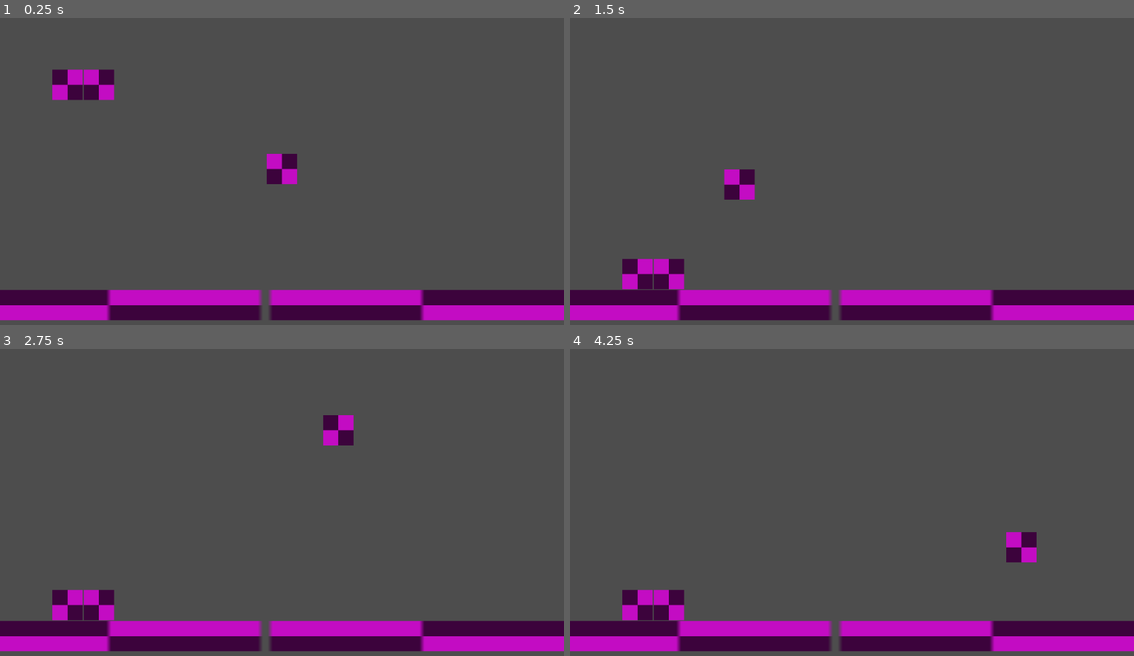
Above: before the commit, frames 1-4 (two rows, left to right).
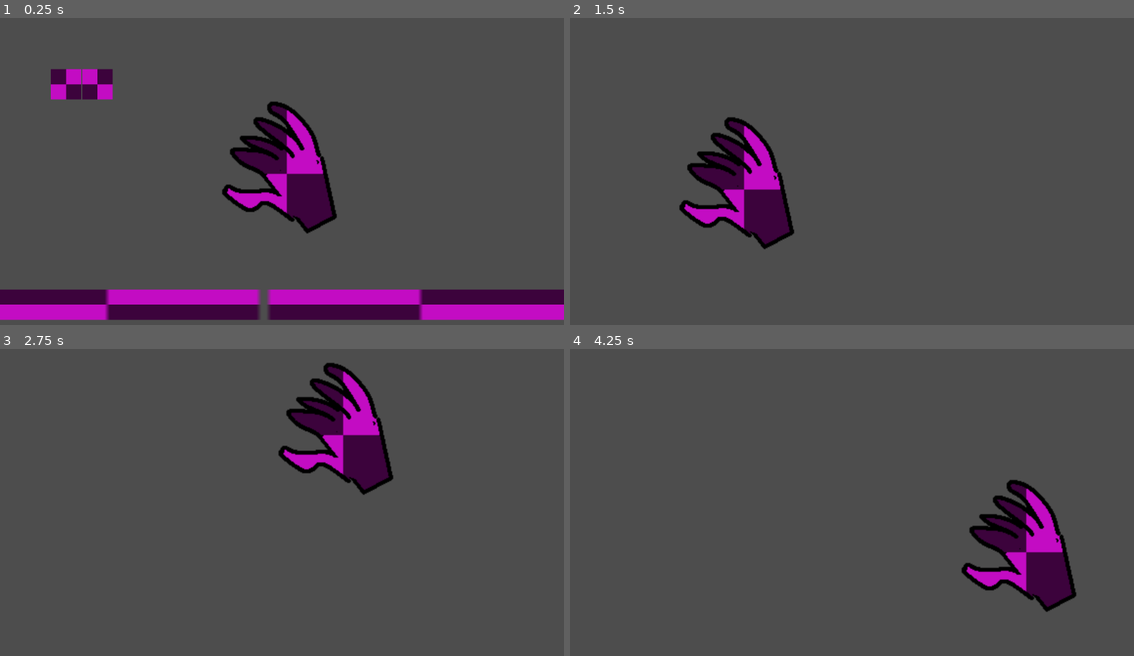
Above: after the commit, the same moments.

Repository: RedFoxLightning/OutsideTheBox
Game: Godot game, scene res://Scenes/MainScenes/TestingScene.tscn
Two runs of this game, one before a commit and one after it. Both use one fixed random seed, a clock stepped at 60 frames per second and the inputs below.
Inputs (mouse positions are in pixels of both pictures, inside the frame that each line leads up to):
- Up to frame 1 (0.25 s): no input
- Up to frame 2 (1.5 s): move the mouse to (976, 153) at 0.52 s; hold Middle mouse button (Move, bound only after the commit) 0.53-1.28 s; move the mouse to (739, 183) at 1.27 s; click (739, 183) at 1.35 s
- Up to frame 3 (2.75 s): tap Middle mouse button (Move, bound only after the commit) at 1.55 s; tap Enter at 2 s; move the mouse to (338, 431) at 2.02 s; hold Middle mouse button (Move, bound only after the commit) from 2.03 s (still down)
- Up to frame 4 (4.25 s): move the mouse to (823, 563) at 2.77 s; release Middle mouse button (Move, bound only after the commit) at 2.78 s; tap Middle mouse button (Move, bound only after the commit) at 2.85, 3.8 s; tap Space at 3.5 s; move the mouse to (1021, 548) at 3.52 s; press the mouse at (1021, 548) at 3.53 s

The runs differ from the first frame. In frame 1, 5.9% of the frame differs, in the area x 0-100%, y 16-99%; in frame 2, 16%, in the area x 0-100%, y 32-99%; in frame 3, 15%; in frame 4, 16%.

Commit message:
Implimented panning
Implimented panning with the hand, also looks like I added sprites for open and closed hands

Diff:
--- a/Scenes/MainScenes/TestingScene.tscn
+++ b/Scenes/MainScenes/TestingScene.tscn
@@ -11,11 +11,16 @@
 
 [node name="Node2D" type="Node2D" unique_id=1633530728]
 
+[node name="Camera2D" type="Camera2D" parent="." unique_id=308138270]
+unique_name_in_owner = true
+position = Vector2(579, 325)
+
 [node name="PlayerHand" parent="." unique_id=1414402712 instance=ExtResource("1_7wa0o")]
 position = Vector2(-36, -53)
 
 [node name="RigidBody2D" type="RigidBody2D" parent="." unique_id=650445851]
 position = Vector2(170, 123)
+lock_rotation = true
 
 [node name="Grabbable" parent="RigidBody2D" unique_id=160771285 instance=ExtResource("2_qemao")]
 shape = SubResource("RectangleShape2D_qemao")
--- a/Scenes/player_hand.tscn
+++ b/Scenes/player_hand.tscn
@@ -1,27 +1,25 @@
 [gd_scene format=3 uid="uid://3fauufxaniq4"]
 
 [ext_resource type="Script" uid="uid://0i0dpk2u117r" path="res://Scripts/player_hand.gd" id="1_fvenh"]
-[ext_resource type="Texture2D" uid="uid://cg5u8hfki60j0" path="res://Assets/MissingTextureAnim.png" id="2_f2w7u"]
-
-[sub_resource type="AtlasTexture" id="AtlasTexture_ri1ds"]
-atlas = ExtResource("2_f2w7u")
-region = Rect2(0, 0, 64, 64)
-
-[sub_resource type="AtlasTexture" id="AtlasTexture_scj7t"]
-atlas = ExtResource("2_f2w7u")
-region = Rect2(64, 0, 64, 64)
+[ext_resource type="Texture2D" uid="uid://dlmk6mrlgini6" path="res://Assets/ClosedHandTemp.png" id="2_f2w7u"]
+[ext_resource type="Texture2D" uid="uid://b0b2oihhp2nco" path="res://Assets/OpenHandTemp.png" id="3_ri1ds"]
 
 [sub_resource type="SpriteFrames" id="SpriteFrames_otxqc"]
 animations = [{
 "frames": [{
 "duration": 1.0,
-"texture": SubResource("AtlasTexture_ri1ds")
-}, {
-"duration": 1.0,
-"texture": SubResource("AtlasTexture_scj7t")
+"texture": ExtResource("2_f2w7u")
 }],
 "loop": true,
-"name": &"default",
+"name": &"grabbing",
+"speed": 5.0
+}, {
+"frames": [{
+"duration": 1.0,
+"texture": ExtResource("3_ri1ds")
+}],
+"loop": true,
+"name": &"idle",
 "speed": 2.0
 }]
 
@@ -29,6 +27,8 @@
 script = ExtResource("1_fvenh")
 
 [node name="AnimatedSprite2D" type="AnimatedSprite2D" parent="." unique_id=86471396]
+z_index = 4096
+scale = Vector2(2, 2)
 sprite_frames = SubResource("SpriteFrames_otxqc")
-autoplay = "default"
-frame_progress = 0.5133057
+animation = &"idle"
+autoplay = "idle"
--- a/Scripts/player_hand.gd
+++ b/Scripts/player_hand.gd
@@ -1,18 +1,30 @@
 extends Node2D
 
-var mousePosition: Vector2
 const maxDistanceFromMouse: float = 50
 const handStiffness: float = 3
+const panning_sensitivity: float = 3
+
+@onready var camera: Camera2D = %Camera2D
+var mousePosition: Vector2
+var mousePositionLastFrame: Vector2
+var positionLastFrame: Vector2
+var dragging: bool
+var camera_offset: Vector2
+var original_camera_pos: Vector2
+var camera_moved_so_far: Vector2
+
 # Called when the node enters the scene tree for the first time.
 func _ready() -> void:
+	mousePositionLastFrame = mousePosition
 	pass # Replace with function body.
 
 
 # Called every frame. 'delta' is the elapsed time since the previous frame.
 func _process(_delta: float) -> void:
 	mousePosition = get_global_mouse_position()
-	#queue_redraw()
 
+
+	# Keeping within a certain distance of the mouse cursor
 	var distanceToMousePos = get_distance_to(mousePosition)
 	if distanceToMousePos > maxDistanceFromMouse:
 
@@ -22,15 +34,37 @@
 		var yDist = mousePosition.y - global_position.y
 		position.x += xDist * percentage
 		position.y += yDist * percentage
-		print(percentage)
 
 
 
-	#global_position = mousePosition
+
 
 func _physics_process(_delta: float) -> void:
+	#if !dragging:
 	position = position + (mousePosition - global_position) / handStiffness
+
+	# Move the camera when dragging
+	mousePosition = get_global_mouse_position()
+	if dragging:
+
+		camera_moved_so_far = camera.global_position - original_camera_pos
+		var distanceToMove = ((get_global_mouse_position() - camera_moved_so_far) + camera_offset) - original_camera_pos
+		camera.global_position = original_camera_pos - distanceToMove * panning_sensitivity
+
+
+	mousePositionLastFrame = get_global_mouse_position()
+	positionLastFrame = global_position
+
 	pass
+
+
+func _input(event: InputEvent) -> void:
+	if(event.is_action_pressed("Move")):
+		dragging = true
+		camera_offset = camera.global_position - get_global_mouse_position()
+		original_camera_pos = camera.global_position
+	if(event.is_action_released("Move")): dragging = false
+
 
 func _draw() -> void:
 	#draw_circle(Vector2(0,0),maxDistanceFromMouse,Color.INDIAN_RED,false,2)
--- a/project.godot
+++ b/project.godot
@@ -20,6 +20,11 @@
 Grab={
 "deadzone": 0.2,
 "events": [Object(InputEventMouseButton,"resource_local_to_scene":false,"resource_name":"","device":-1,"window_id":0,"a …(258 unchanged characters)…
+]
+}
+Move={
+"deadzone": 0.2,
+"events": [Object(InputEventMouseButton,"resource_local_to_scene":false,"resource_name":"","device":-1,"window_id":0,"alt_pressed":false,"shift_pressed":false,"ctrl_pressed":false,"meta_pressed":false,"button_mask":4,"position":Vector2(583, 13),"global_position":Vector2(592, 61),"factor":1.0,"button_index":3,"canceled":false,"pressed":true,"double_click":false,"script":null)
 , Object(InputEventKey,"resource_local_to_scene":false,"resource_name":"","device":-1,"window_id":0,"alt_pressed":false …(182 unchanged characters)…
 ]
 }
Binary file added: Assets/ClosedHandTemp.png
Not shown, added: Assets/ClosedHandTemp.png.import
Binary file added: Assets/OpenHandTemp.png
Not shown, added: Assets/OpenHandTemp.png.import
